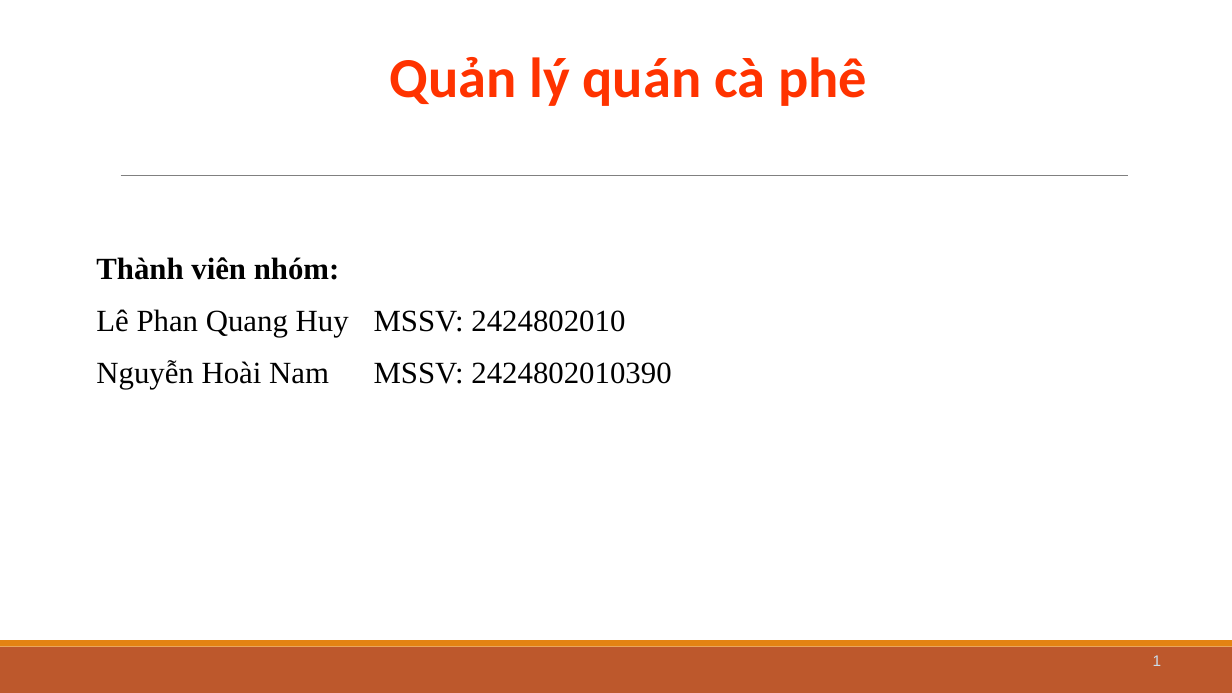
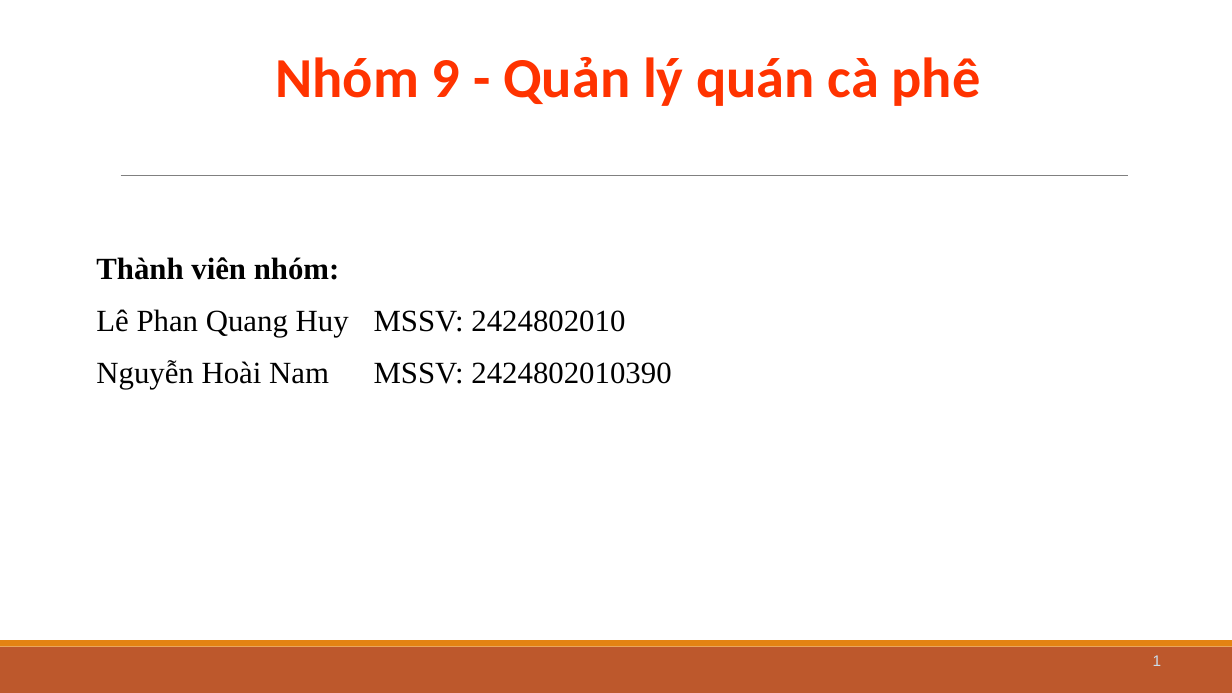
Before and after one commit to hirokun23/QuanLyQuanCafe, a slide deck: slide 1 of Nhom9_QuanLyQuanCaFe.pptx. Drawn at 1232x693 pixels with LibreOffice and Linux fonts; fonts in the diff are those of the drawing. Boxes give left, top, right and bottom in pixels: in the first picture for what was removed or moved away, otherwise in the second. Text is boxed around its words. In the diff, an @@ line names an element or a change of style, - is before the commit and + after.

```diff
--- a/Nhom9_QuanLyQuanCaFe.pptx
+++ b/Nhom9_QuanLyQuanCaFe.pptx
@@ text at (x1=275, y1=57, x2=981, y2=106): text changed @@
-Quản lý quán cà phê
+Nhóm 9 - Quản lý quán cà phê
```
Also in this commit, not shown: 2 other slides changed, 1 slide added, 6 other files.
